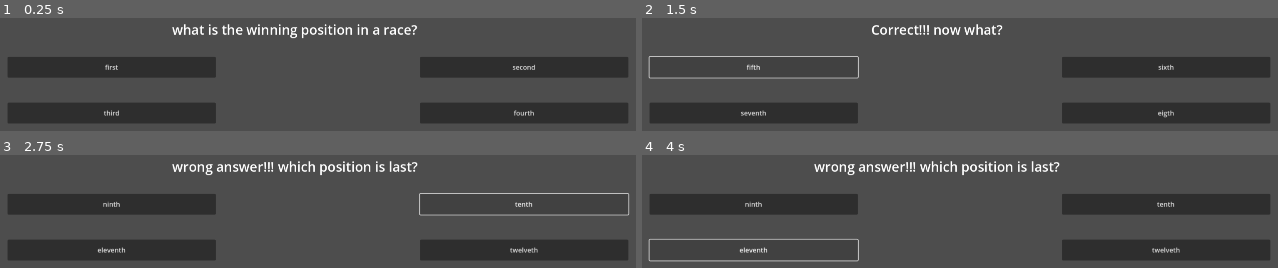
Above: before the commit, frames 1-4 (two rows, left to right).
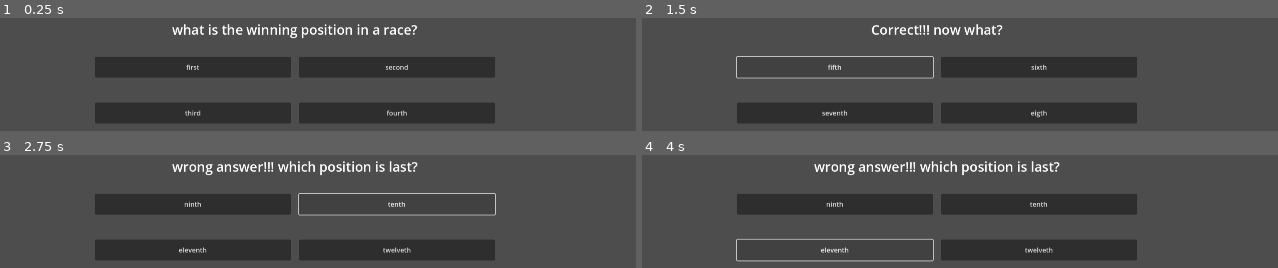
Above: after the commit, the same moments.

Repository: mxbernerSNC/Reverse-Dating-Sim
Game: Godot game, scene res://main.tscn
The game is run twice, just before and just after one commit, with the same random seed, the same clock (stepped at 60 frames per second) and the same inputs.
Inputs:
- Up to frame 1 (0.25 s): no input
- Up to frame 2 (1.5 s): click "first" at 0.5 s; click "fifth" at 1.25 s
- Up to frame 3 (2.75 s): click "sixth" at 2 s
- Up to frame 4 (4 s): click "ninth" at 2.75 s; click "seventh" at 3.5 s

The runs differ from the first frame. In frame 1, 23% of the frame differs, in the area x 1-99%, y 34-93%; in frame 2, 20%; in frame 3, 18%; in frame 4, 20%.

Commit message:
fixed button alignment

Diff:
--- a/prompt.tscn
+++ b/prompt.tscn
@@ -19,25 +19,22 @@
 anchors_preset = 4
 anchor_top = 0.5
 anchor_bottom = 0.5
-offset_left = 270.0
+offset_left = 480.0
 offset_top = -25.0
-offset_right = 770.0
+offset_right = 950.0
 offset_bottom = 25.0
 grow_vertical = 2
 text = "option1"
 
 [node name="opt2" type="Button" parent="."]
 layout_mode = 1
-anchors_preset = 6
-anchor_left = 1.0
+anchors_preset = 4
 anchor_top = 0.5
-anchor_right = 1.0
 anchor_bottom = 0.5
-offset_left = -660.0
+offset_left = 970.0
 offset_top = -25.0
-offset_right = -160.0
+offset_right = 1440.0
 offset_bottom = 25.0
-grow_horizontal = 0
 grow_vertical = 2
 text = "option2
 "
@@ -47,24 +44,21 @@
 anchors_preset = 2
 anchor_top = 1.0
 anchor_bottom = 1.0
-offset_left = 270.0
+offset_left = 480.0
 offset_top = -50.0
-offset_right = 770.0
+offset_right = 950.0
 grow_vertical = 0
 text = "option3
 "
 
 [node name="opt4" type="Button" parent="."]
 layout_mode = 1
-anchors_preset = 3
-anchor_left = 1.0
+anchors_preset = 2
 anchor_top = 1.0
-anchor_right = 1.0
 anchor_bottom = 1.0
-offset_left = -660.0
+offset_left = 970.0
 offset_top = -50.0
-offset_right = -160.0
-grow_horizontal = 0
+offset_right = 1440.0
 grow_vertical = 0
 text = "option4"
 
